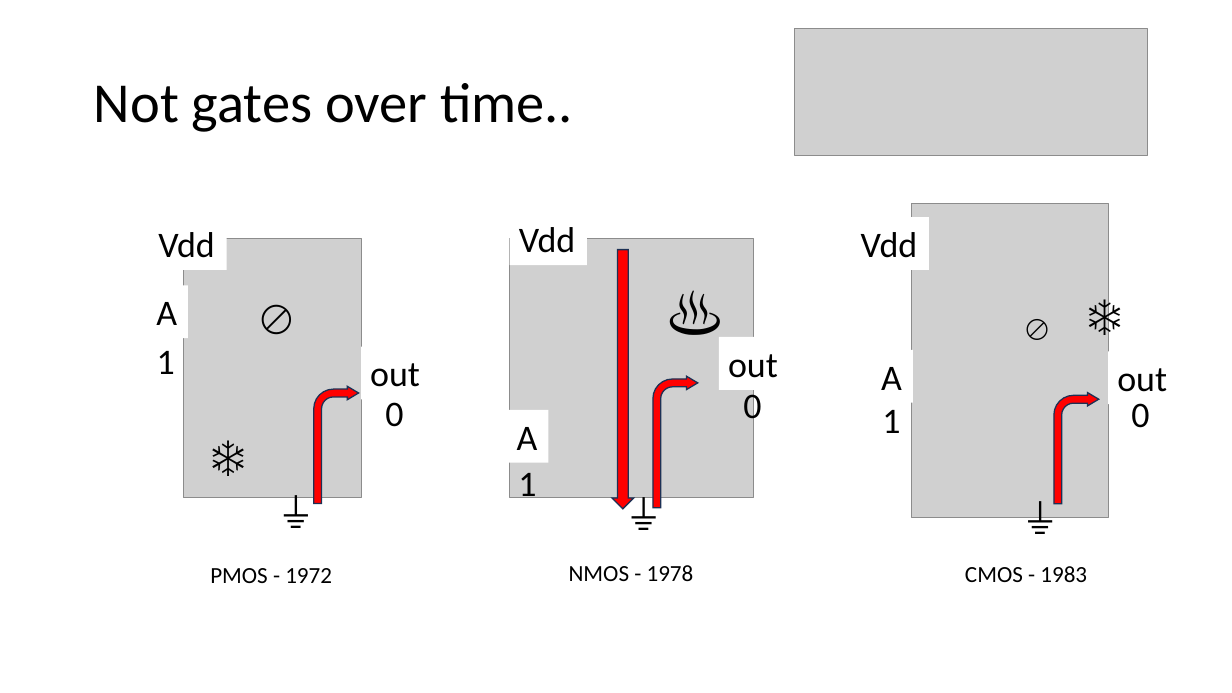
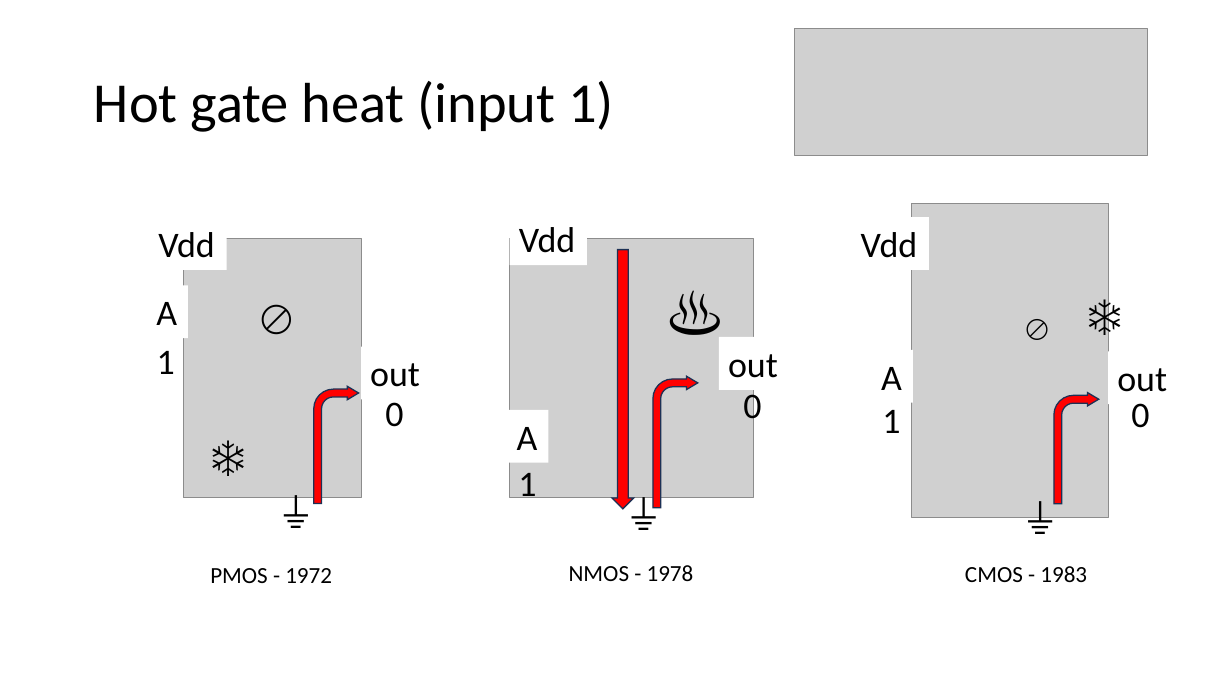
Before and after one commit to csev/ca4e, a slide deck: slide 20 of lectures/02-SolidState.pptx. Drawn at 1232x693 pixels with LibreOffice and Linux fonts; fonts in the diff are those of the drawing; grey boxes stand for pictures. Boxes give left, top, right and bottom in pixels: in the first picture for what was removed or moved away, otherwise in the second. Text is boxed around its words. In the diff, an @@ line names an element or a change of style, - is before the commit and + after.

```diff
--- a/lectures/02-SolidState.pptx
+++ b/lectures/02-SolidState.pptx
@@ title at bbox=[94, 81, 614, 132]: text changed @@
-Not gates over time..
+Hot gate heat (input 1)
```
Also in this commit, not shown: 12 other slides changed, 1 slide removed, 2 other files.
